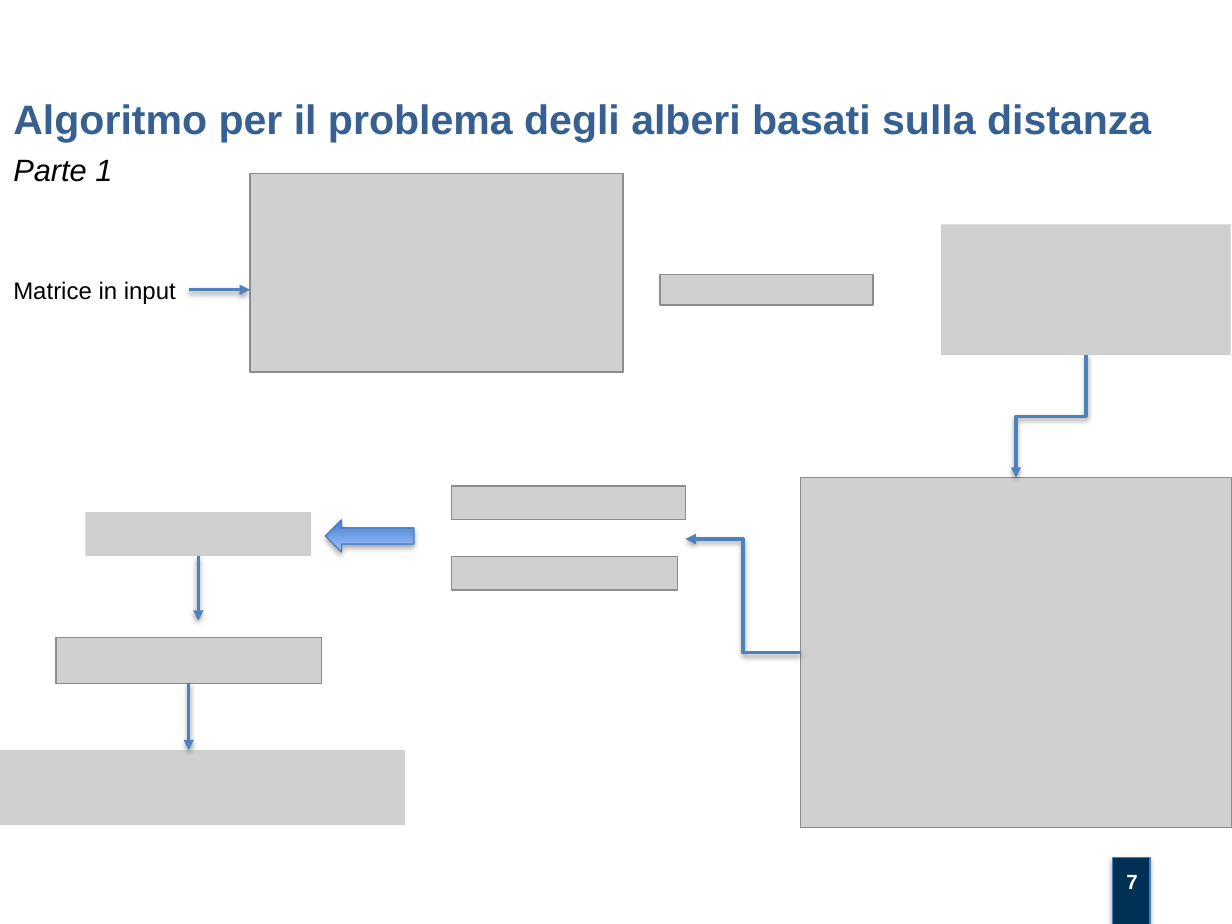
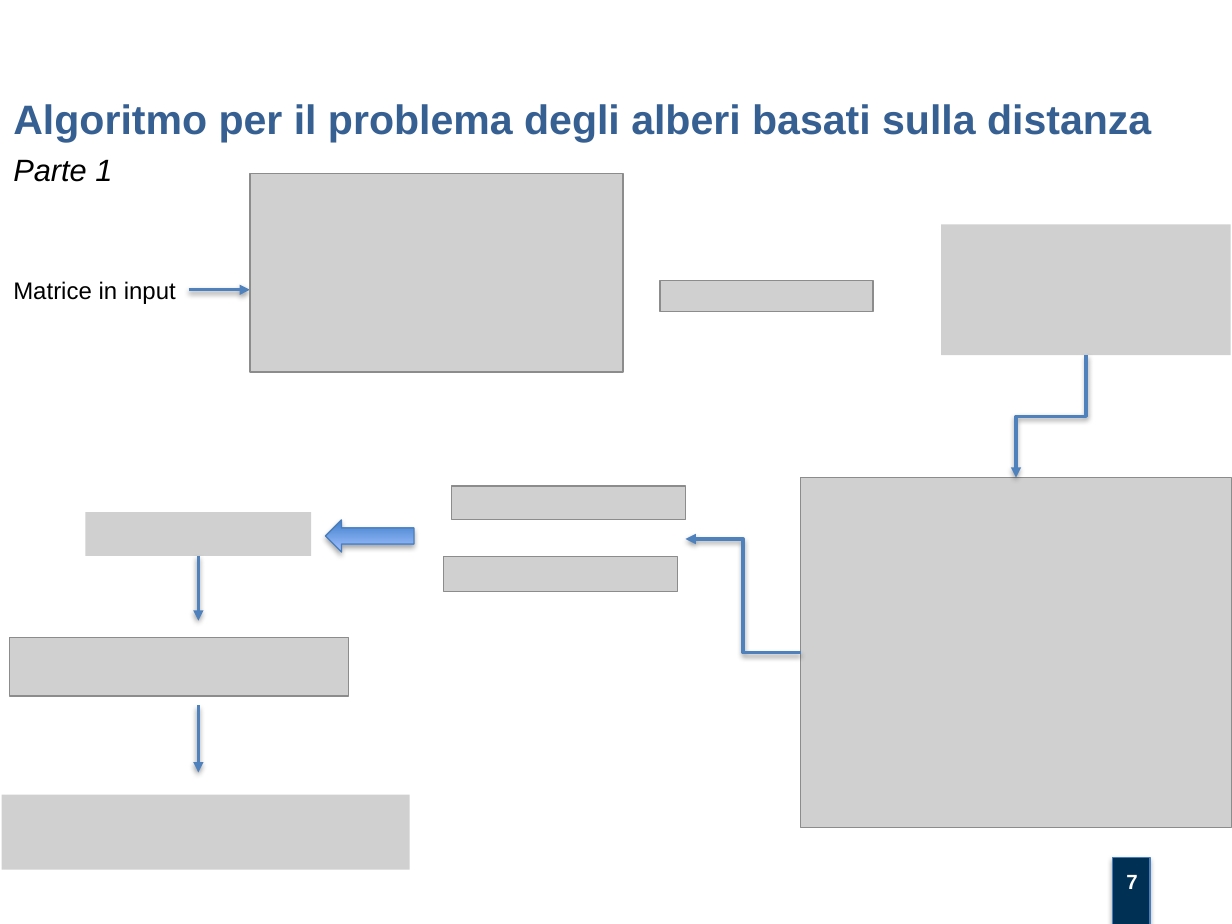
Before and after one commit to mtortoli/Thesis, a slide deck: slide 7 of Discussione Laurea/Slides v.1.0.pptx. Drawn at 1232x924 pixels with LibreOffice and Linux fonts; fonts in the diff are those of the drawing; grey boxes stand for pictures; background and template pictures are left out. Boxes give left, top, right and bottom in pixels: in the first picture for what was removed or moved away, otherwise in the second. Text is boxed around its words. In the diff, an @@ line names an element or a change of style, - is before the commit and + after.

```diff
--- a/Discussione Laurea/Slides v.1.0.pptx
+++ b/Discussione Laurea/Slides v.1.0.pptx
@@ picture: place and size @@
-picture at bbox=[660, 275, 873, 306]
+picture at bbox=[660, 281, 873, 312]
@@ picture: place and size @@
-picture at bbox=[452, 557, 678, 590]
+picture at bbox=[444, 557, 678, 591]
@@ picture: place and size @@
-picture at bbox=[55, 637, 322, 683]
+picture at bbox=[10, 637, 349, 695]
@@ arrow moved from (188, 684) - (188, 750) to (198, 706) - (198, 772) @@
@@ picture: place and size @@
-picture at bbox=[0, 750, 404, 825]
+picture at bbox=[1, 795, 409, 870]
```
Also in this commit, not shown: 1 other slide changed, 1 other file.
